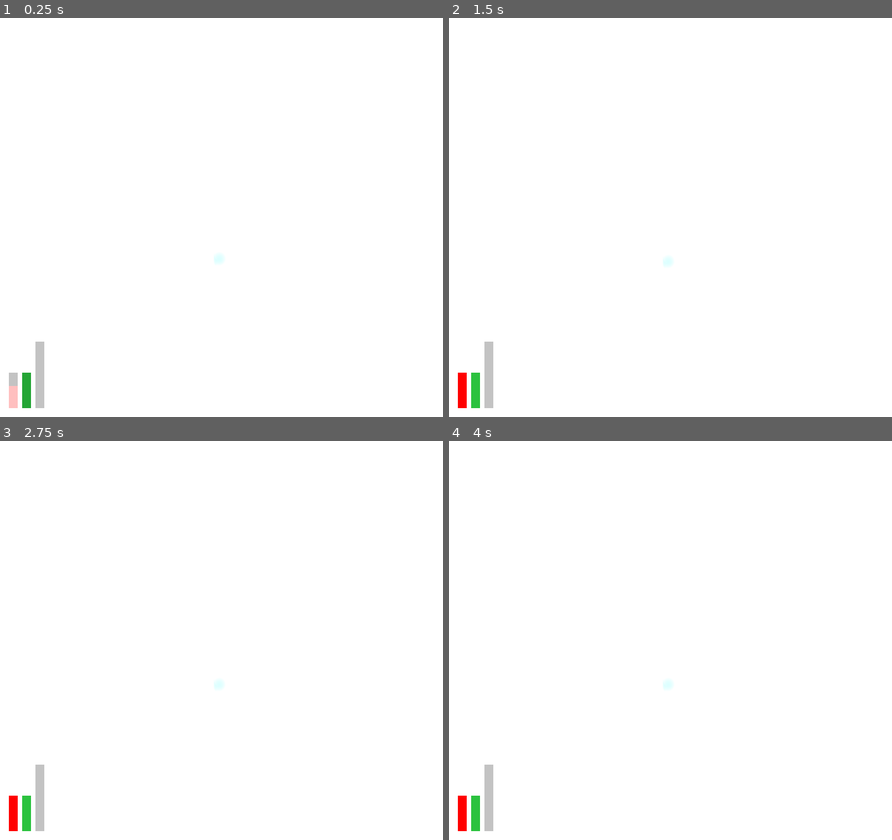
Above: before the commit, frames 1-4 (two rows, left to right).
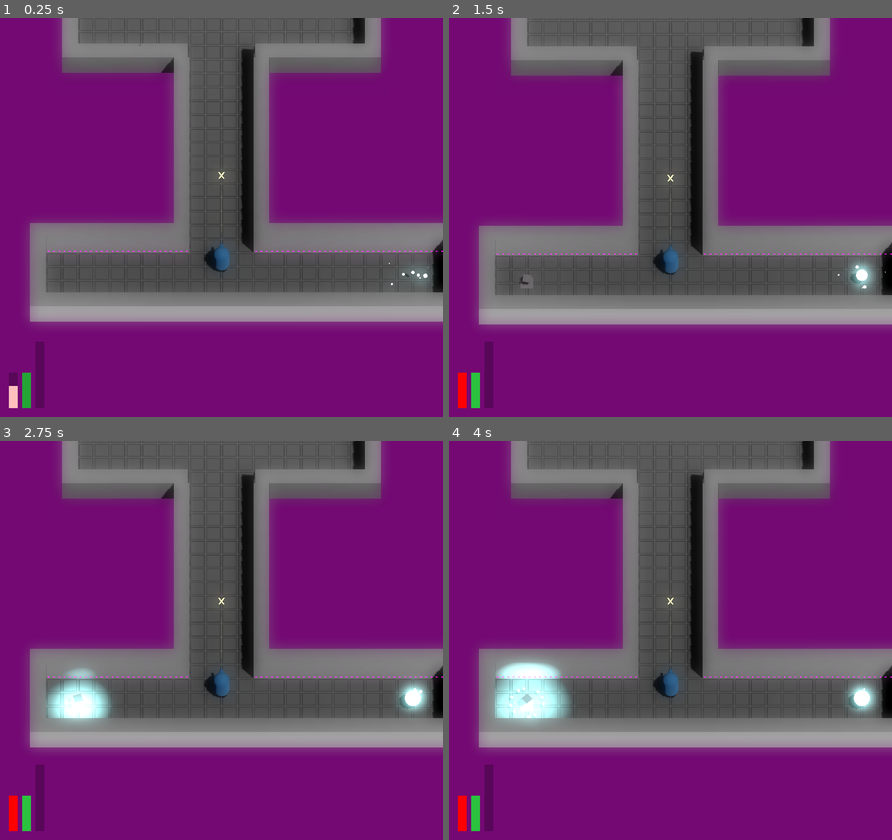
Above: after the commit, the same moments.

Repository: JackEvans24/bullet-absorb
Game: Godot game, scene res://scenes/main.tscn
Two runs of this game, one before a commit and one after it. Both use one fixed random seed, a clock stepped at 60 frames per second and the inputs below.
Inputs:
- Up to frame 1 (0.25 s): no input
- Up to frame 2 (1.5 s): no input
- Up to frame 3 (2.75 s): no input
- Up to frame 4 (4 s): no input

The runs differ from the first frame. In frame 1, 100% of the frame differs, in the area x 0-100%, y 0-100%; in frame 2, 100%; in frame 3, 99%; in frame 4, 99%.

Commit message:
chore: update world lighting

Diff:
--- a/scenes/main.tscn
+++ b/scenes/main.tscn
@@ -24,18 +24,18 @@
 size = Vector2(100, 100)
 
 [sub_resource type="Environment" id="Environment_v60oa"]
-background_color = Color(0.513598, 0.816935, 0.627634, 1)
-ambient_light_source = 2
-ambient_light_color = Color(0.637843, 0.637843, 0.637843, 1)
-ambient_light_energy = 3.0
+background_mode = 1
+background_color = Color(0.0584801, 0.00636879, 0.0584338, 1)
 glow_enabled = true
 glow_intensity = 1.0
 glow_bloom = 1.0
 glow_hdr_threshold = 0.5
-glow_hdr_luminance_cap = 10.0
-fog_light_color = Color(0.380445, 0.623552, 0.298777, 1)
+fog_light_color = Color(0.610853, 0.0696632, 0.461406, 1)
 fog_light_energy = 0.1
 fog_density = 0.001
+volumetric_fog_density = 0.01
+volumetric_fog_albedo = Color(0.956667, 0.48, 1, 1)
+volumetric_fog_gi_inject = 0.12
 
 [node name="Main" type="Node"]
 script = ExtResource("1_rtjol")
